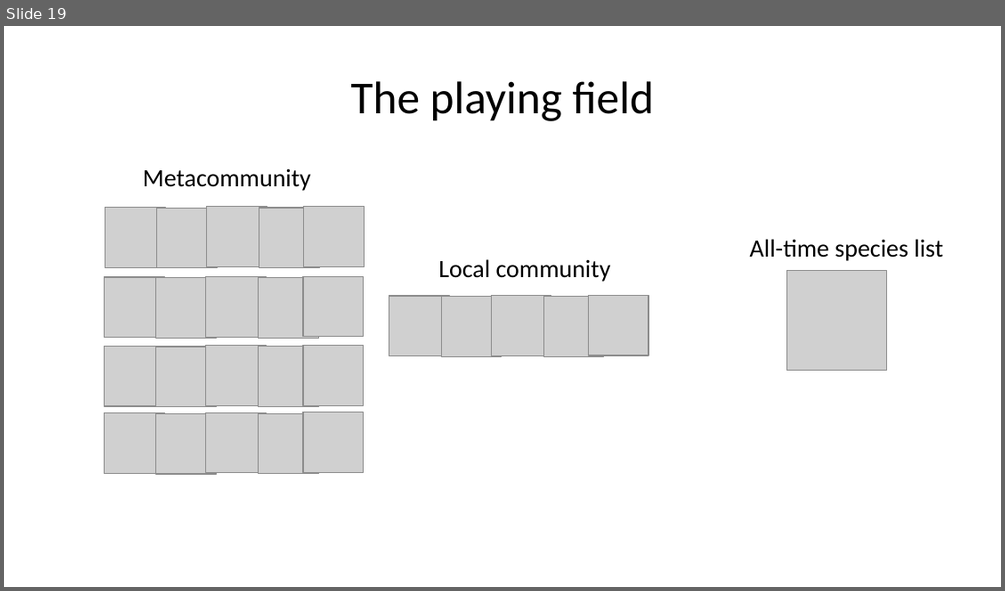
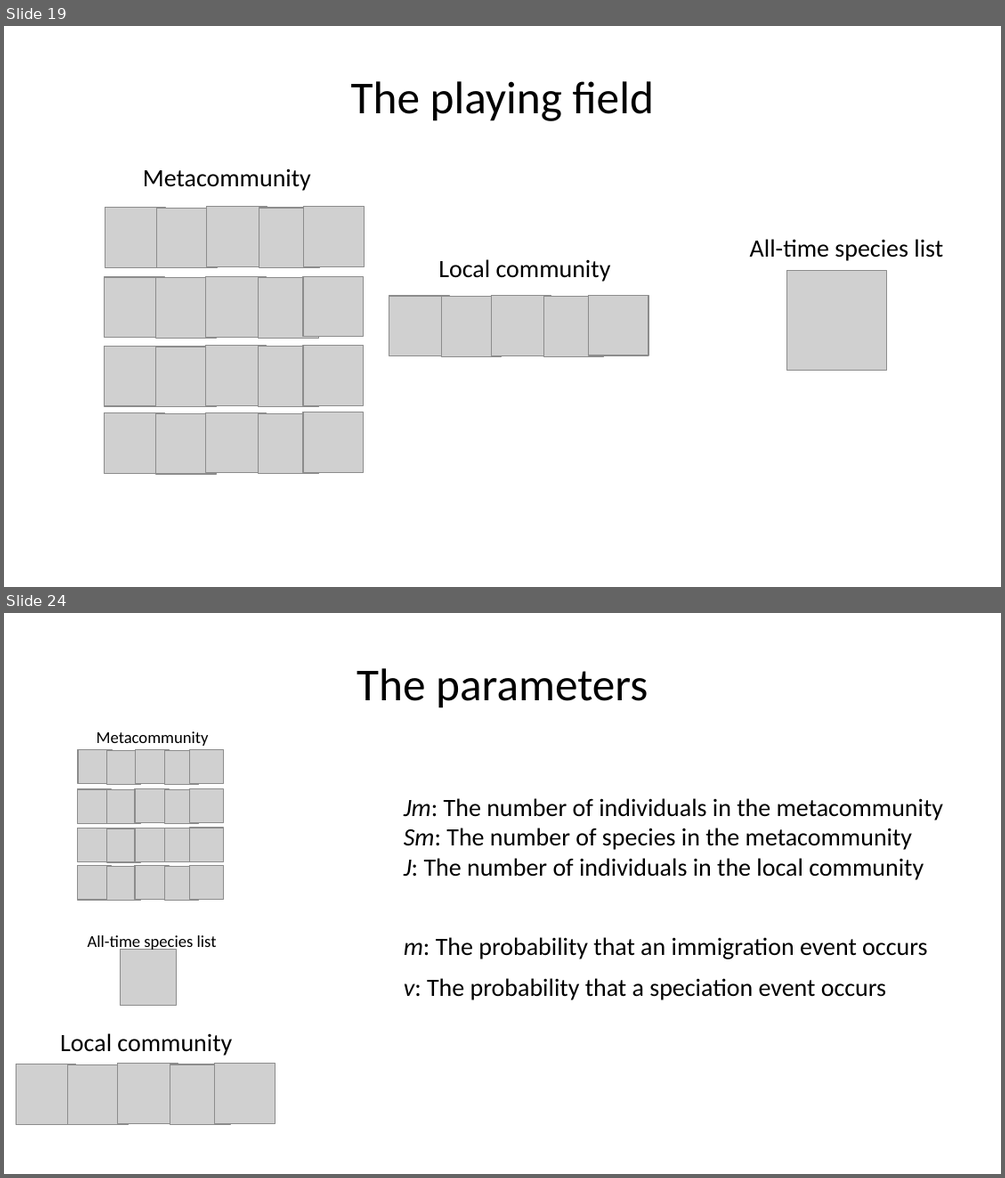
Before and after one commit to role-model/process-models-workshop, a slide deck: slides/slides_polishing.pptx. Shown one above the other, each under a label of ours: slide 19 before the commit, slides 19 and 24 after it; the slides between them are not shown. The pictures are 1005x591 and 1005x1178 pixels, drawn with LibreOffice and Linux fonts; fonts in the diff are those of the drawing; grey boxes stand for pictures. Boxes give left, top, right and bottom in pixels: in the first picture for what was removed or moved away, otherwise in the second. Text is boxed around its words. In the diff, an @@ line names an element or a change of style, - is before the commit and + after.

```diff
--- a/slides/slides_polishing.pptx
+++ b/slides/slides_polishing.pptx
@@ slide 24 added at (4,613,1001,1174), background #FFFFFF @@
@@ title added at (356,668,647,708), 33 pt, text #000000 @@
+The parameters
@@ text added at (404,798,943,880), 18 pt, text #000000 @@
+Jm: The number of individuals in the metacommunity
+Sm: The number of species in the metacommunity
+J: The number of individuals in the local community
@@ group added at (78,731,223,900): 20 pictures, 1 text @@
+Metacommunity
@@ text added at (88,935,217,951), 12 pt, text #000000 @@
+All-time species list
@@ picture added at (120,949,176,1005) @@
@@ text added at (404,937,927,959), 18 pt, text #000000 @@
+m: The probability that an immigration event occurs
@@ text added at (404,978,886,1000), 18 pt, text #000000 @@
+v: The probability that a speciation event occurs
@@ group added at (16,1033,275,1125): 5 pictures, 1 text @@
+Local community
```
Also in this commit, not shown: 17 slides changed, 8 other slides added, 7 slides removed, 1 other file.
